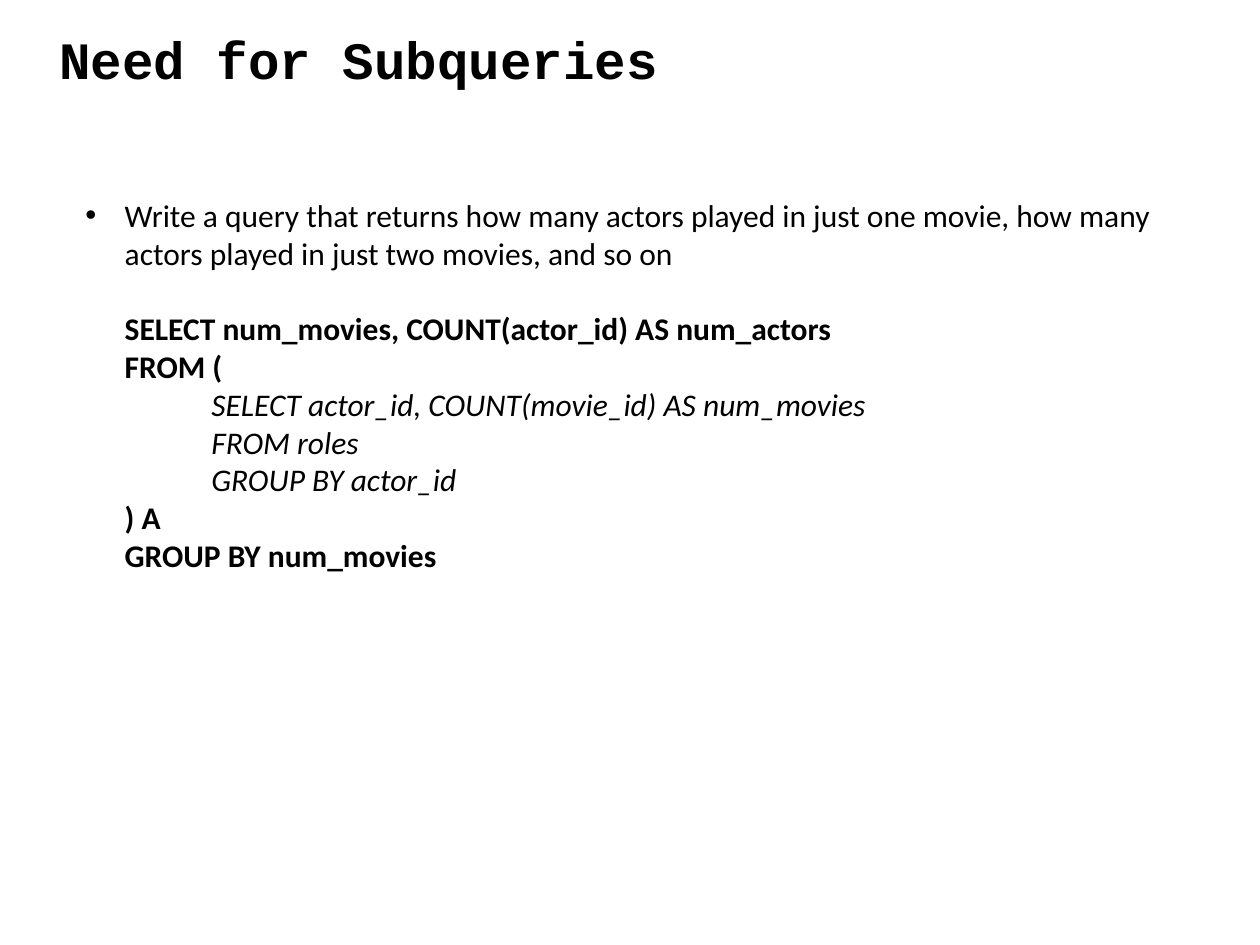
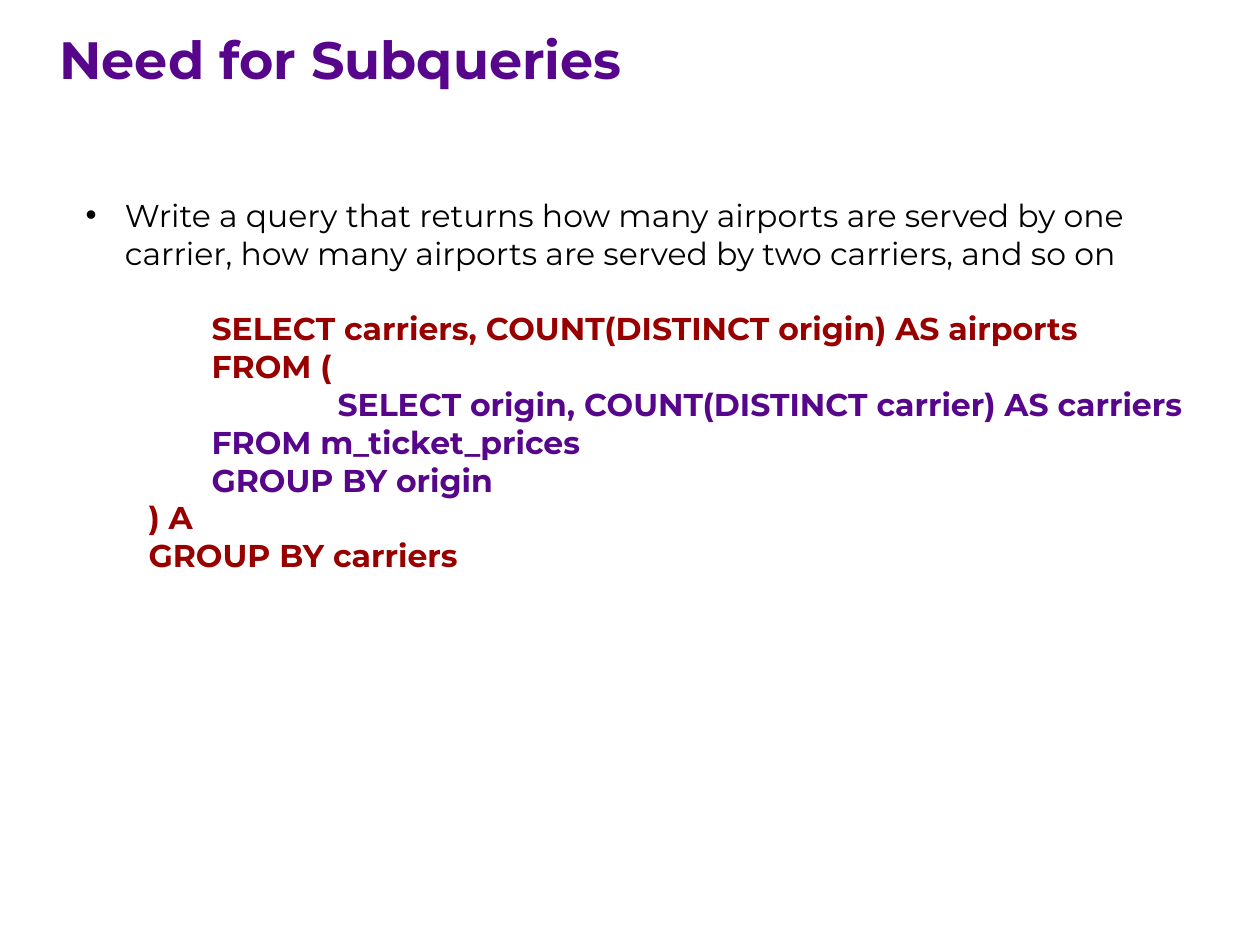
Before and after one commit to ipeirotis/introduction-to-databases, a slide deck: slide 9 of session6/F-SQL_Subqueries.pptx (slide 5 before the commit). Drawn at 1260x945 pixels with LibreOffice and Linux fonts; fonts in the diff are those of the drawing. Boxes give left, top, right and bottom in pixels: in the first picture for what was removed or moved away, otherwise in the second. Text is boxed around its words. In the diff, an @@ line names an element or a change of style, - is before the commit and + after.

```diff
--- a/session6/F-SQL_Subqueries.pptx
+++ b/session6/F-SQL_Subqueries.pptx
@@ text "Need for Subqueries" at (59,37,621,90): font Courier New to Montserrat, text colour #000000 to #57068C @@
@@ text at (125,203,1183,568): text changed; font Calibri to Montserrat; bold on @@
-• Write a query that returns how many actors played in just one movie, how many actors played in just two movies, and so on
-  SELECT num_movies, COUNT(actor_id) AS num_actors
-  FROM (
-  SELECT actor_id, COUNT(movie_id) AS num_movies
-  FROM roles
-  GROUP BY actor_id
-  ) A
-  GROUP BY num_movies
+• Write a query that returns how many airports are served by one carrier, how many airports are served by two carriers, and so on
+  SELECT carriers, COUNT(DISTINCT origin) AS airports
+  FROM (
+  SELECT origin, COUNT(DISTINCT carrier) AS carriers
+FROM m_ticket_prices
+GROUP BY origin
+) A
+GROUP BY carriers
```
Also in this commit, not shown: 17 other slides changed, 5 slides added, 2 slides removed.
